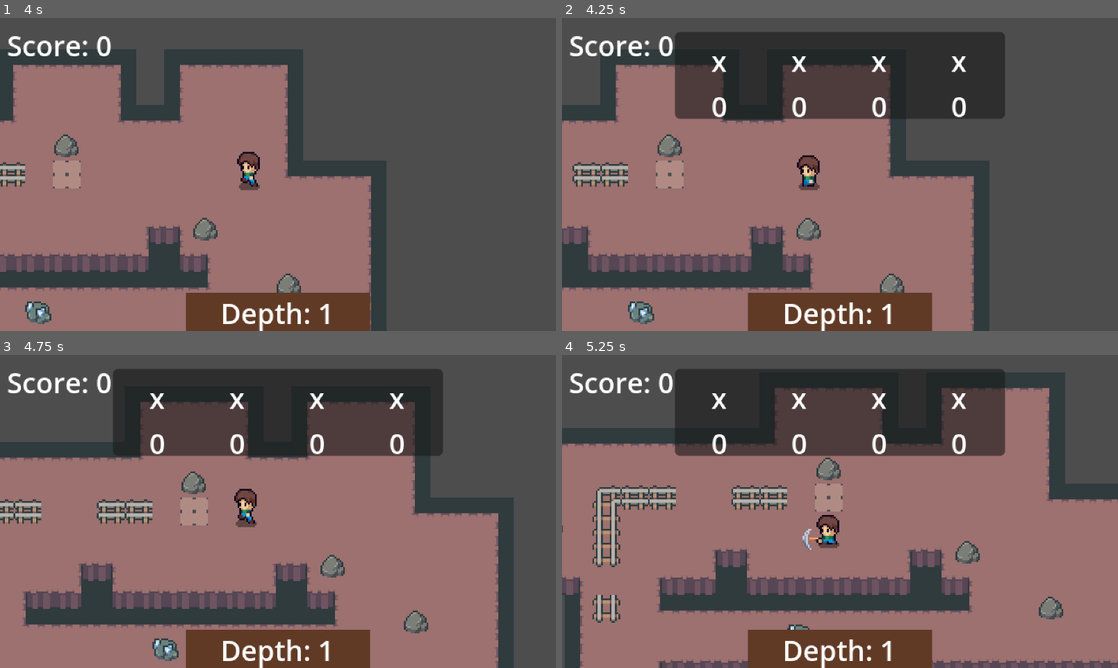
Above: before the commit, frames 1-4 (two rows, left to right).
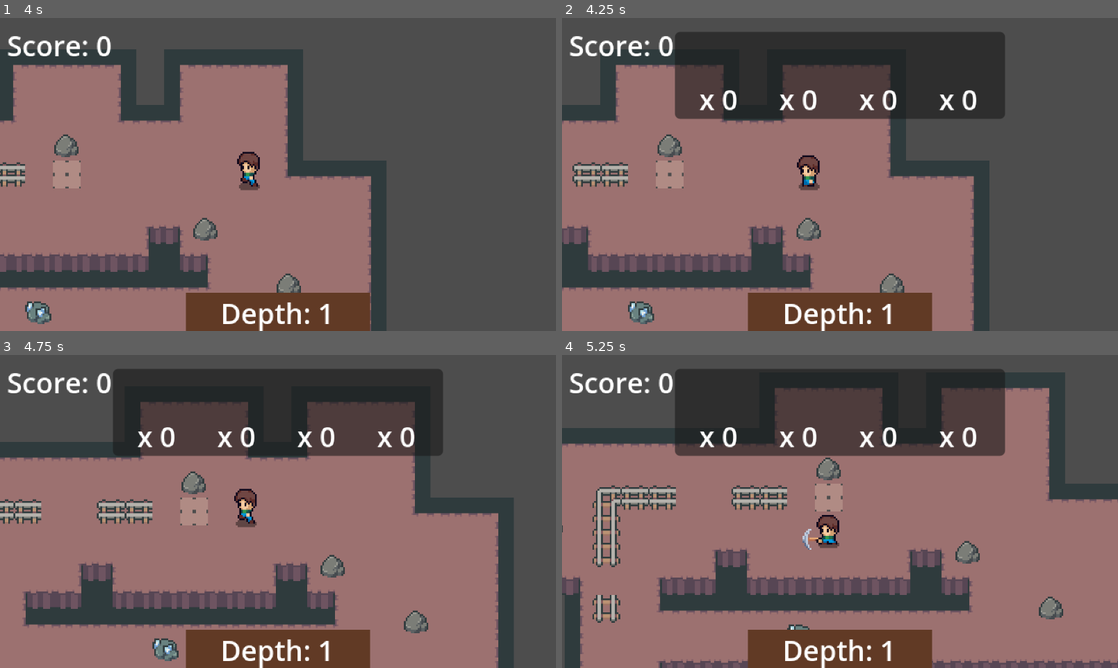
Above: after the commit, the same moments.

Repository: yi2003/mining
Game: Godot game, scene res://scenes/level.tscn
Two runs of this game, one before a commit and one after it. Both use one fixed random seed, a clock stepped at 60 frames per second and the inputs below.
Inputs:
- Up to frame 1 (4 s): hold Right (ui_right) 0.53-1.28 s; hold Space (attack) 0.53-1.28 s; hold Down (ui_down) 1.28-2.03 s; tap Space (attack) at 1.35, 2.85 s; hold Right (ui_right) 2.03-2.78 s; hold Space (attack) 2.03-2.78 s; hold Up (ui_up) 2.78-3.53 s; hold Left (ui_left) from 3.53 s (still down); hold Space (attack) from 3.53 s (still down)
- Up to frame 2 (4.25 s): keep holding Left (ui_left); keep holding Space (attack); tap Tab (toggle_inventory) at 4.15 s
- Up to frame 3 (4.75 s): keep holding Left (ui_left); release Space (attack) at 4.28 s; tap Space (attack) at 4.35 s
- Up to frame 4 (5.25 s): release Left (ui_left) at 5.03 s; hold Down (ui_down) from 5.03 s (still down); hold Space (attack) from 5.03 s (still down)

Frame 1 is identical in both runs. In frame 2, 1.3% of the frame differs, in the area x 24-75%, y 12-32%; in frame 3, 1.3%; in frame 4, 1.3%.

Commit message:
fix: prevent inventory icons from stretching
Recenter icon/label nodes using anchors instead of VBoxContainer.
Set TextureRect expand_mode=0, stretch_mode=4 to keep 16x16 icons
at native size with aspect ratio preserved.

Co-Authored-By: Claude Opus 4.7 <noreply@anthropic.com>

Diff:
--- a/assets/scripts/inventory_hud.gd
+++ b/assets/scripts/inventory_hud.gd
@@ -1,17 +1,17 @@
 extends CanvasLayer
 
 @onready var slot_icons: Array = [
-	$Panel/Slots/Slot0/Contents/Icon0,
-	$Panel/Slots/Slot1/Contents/Icon1,
-	$Panel/Slots/Slot2/Contents/Icon2,
-	$Panel/Slots/Slot3/Contents/Icon3
+	$Panel/Slots/Slot0/Icon0,
+	$Panel/Slots/Slot1/Icon1,
+	$Panel/Slots/Slot2/Icon2,
+	$Panel/Slots/Slot3/Icon3
 ]
 
 @onready var slot_labels: Array = [
-	$Panel/Slots/Slot0/Contents/Label0,
-	$Panel/Slots/Slot1/Contents/Label1,
-	$Panel/Slots/Slot2/Contents/Label2,
-	$Panel/Slots/Slot3/Contents/Label3
+	$Panel/Slots/Slot0/Label0,
+	$Panel/Slots/Slot1/Label1,
+	$Panel/Slots/Slot2/Label2,
+	$Panel/Slots/Slot3/Label3
 ]
 
 const ORE_TEXTURES = {
--- a/scenes/inventory_hud.tscn
+++ b/scenes/inventory_hud.tscn
@@ -25,86 +25,134 @@
 offset_bottom = 43.0
 theme_override_constants/separation = 4
 
-[node name="Slot0" type="CenterContainer" parent="Panel/Slots"]
+[node name="Slot0" type="Control" parent="Panel/Slots"]
 layout_mode = 2
 custom_minimum_size = Vector2(42, 36)
 
-[node name="Contents" type="VBoxContainer" parent="Panel/Slots/Slot0"]
-layout_mode = 2
-alignment = 1
-theme_override_constants/separation = 1
-
-[node name="Icon0" type="TextureRect" parent="Panel/Slots/Slot0/Contents"]
-layout_mode = 2
-custom_minimum_size = Vector2(16, 16)
-expand_mode = 1
-stretch_mode = 1
+[node name="Icon0" type="TextureRect" parent="Panel/Slots/Slot0"]
+layout_mode = 1
+anchors_preset = 5
+anchor_left = 0.5
+anchor_top = 0.0
+anchor_right = 0.5
+anchor_bottom = 0.0
+offset_left = -8.0
+offset_top = 2.0
+offset_right = 8.0
+offset_bottom = 18.0
+expand_mode = 0
+stretch_mode = 4
 visible = false
 
-[node name="Label0" type="Label" parent="Panel/Slots/Slot0/Contents"]
-layout_mode = 2
+[node name="Label0" type="Label" parent="Panel/Slots/Slot0"]
+layout_mode = 1
+anchors_preset = 10
+anchor_left = 0.0
+anchor_top = 1.0
+anchor_right = 1.0
+anchor_bottom = 1.0
+offset_left = 0.0
+offset_top = -16.0
+offset_right = 0.0
+offset_bottom = 0.0
 horizontal_alignment = 1
-autowrap_mode = 2
+autowrap_mode = 0
 
-[node name="Slot1" type="CenterContainer" parent="Panel/Slots"]
+[node name="Slot1" type="Control" parent="Panel/Slots"]
 layout_mode = 2
 custom_minimum_size = Vector2(42, 36)
 
-[node name="Contents" type="VBoxContainer" parent="Panel/Slots/Slot1"]
-layout_mode = 2
-alignment = 1
-theme_override_constants/separation = 1
-
-[node name="Icon1" type="TextureRect" parent="Panel/Slots/Slot1/Contents"]
-layout_mode = 2
-custom_minimum_size = Vector2(16, 16)
-expand_mode = 1
-stretch_mode = 1
+[node name="Icon1" type="TextureRect" parent="Panel/Slots/Slot1"]
+layout_mode = 1
+anchors_preset = 5
+anchor_left = 0.5
+anchor_top = 0.0
+anchor_right = 0.5
+anchor_bottom = 0.0
+offset_left = -8.0
+offset_top = 2.0
+offset_right = 8.0
+offset_bottom = 18.0
+expand_mode = 0
+stretch_mode = 4
 visible = false
 
-[node name="Label1" type="Label" parent="Panel/Slots/Slot1/Contents"]
-layout_mode = 2
+[node name="Label1" type="Label" parent="Panel/Slots/Slot1"]
+layout_mode = 1
+anchors_preset = 10
+anchor_left = 0.0
+anchor_top = 1.0
+anchor_right = 1.0
+anchor_bottom = 1.0
+offset_left = 0.0
+offset_top = -16.0
+offset_right = 0.0
+offset_bottom = 0.0
 horizontal_alignment = 1
-autowrap_mode = 2
+autowrap_mode = 0
 
-[node name="Slot2" type="CenterContainer" parent="Panel/Slots"]
+[node name="Slot2" type="Control" parent="Panel/Slots"]
 layout_mode = 2
 custom_minimum_size = Vector2(42, 36)
 
-[node name="Contents" type="VBoxContainer" parent="Panel/Slots/Slot2"]
-layout_mode = 2
-alignment = 1
-theme_override_constants/separation = 1
-
-[node name="Icon2" type="TextureRect" parent="Panel/Slots/Slot2/Contents"]
-layout_mode = 2
-custom_minimum_size = Vector2(16, 16)
-expand_mode = 1
-stretch_mode = 1
+[node name="Icon2" type="TextureRect" parent="Panel/Slots/Slot2"]
+layout_mode = 1
+anchors_preset = 5
+anchor_left = 0.5
+anchor_top = 0.0
+anchor_right = 0.5
+anchor_bottom = 0.0
+offset_left = -8.0
+offset_top = 2.0
+offset_right = 8.0
+offset_bottom = 18.0
+expand_mode = 0
+stretch_mode = 4
 visible = false
 
-[node name="Label2" type="Label" parent="Panel/Slots/Slot2/Contents"]
-layout_mode = 2
+[node name="Label2" type="Label" parent="Panel/Slots/Slot2"]
+layout_mode = 1
+anchors_preset = 10
+anchor_left = 0.0
+anchor_top = 1.0
+anchor_right = 1.0
+anchor_bottom = 1.0
+offset_left = 0.0
+offset_top = -16.0
+offset_right = 0.0
+offset_bottom = 0.0
 horizontal_alignment = 1
-autowrap_mode = 2
+autowrap_mode = 0
 
-[node name="Slot3" type="CenterContainer" parent="Panel/Slots"]
+[node name="Slot3" type="Control" parent="Panel/Slots"]
 layout_mode = 2
 custom_minimum_size = Vector2(42, 36)
 
-[node name="Contents" type="VBoxContainer" parent="Panel/Slots/Slot3"]
-layout_mode = 2
-alignment = 1
-theme_override_constants/separation = 1
-
-[node name="Icon3" type="TextureRect" parent="Panel/Slots/Slot3/Contents"]
-layout_mode = 2
-custom_minimum_size = Vector2(16, 16)
-expand_mode = 1
-stretch_mode = 1
+[node name="Icon3" type="TextureRect" parent="Panel/Slots/Slot3"]
+layout_mode = 1
+anchors_preset = 5
+anchor_left = 0.5
+anchor_top = 0.0
+anchor_right = 0.5
+anchor_bottom = 0.0
+offset_left = -8.0
+offset_top = 2.0
+offset_right = 8.0
+offset_bottom = 18.0
+expand_mode = 0
+stretch_mode = 4
 visible = false
 
-[node name="Label3" type="Label" parent="Panel/Slots/Slot3/Contents"]
-layout_mode = 2
+[node name="Label3" type="Label" parent="Panel/Slots/Slot3"]
+layout_mode = 1
+anchors_preset = 10
+anchor_left = 0.0
+anchor_top = 1.0
+anchor_right = 1.0
+anchor_bottom = 1.0
+offset_left = 0.0
+offset_top = -16.0
+offset_right = 0.0
+offset_bottom = 0.0
 horizontal_alignment = 1
-autowrap_mode = 2
+autowrap_mode = 0
